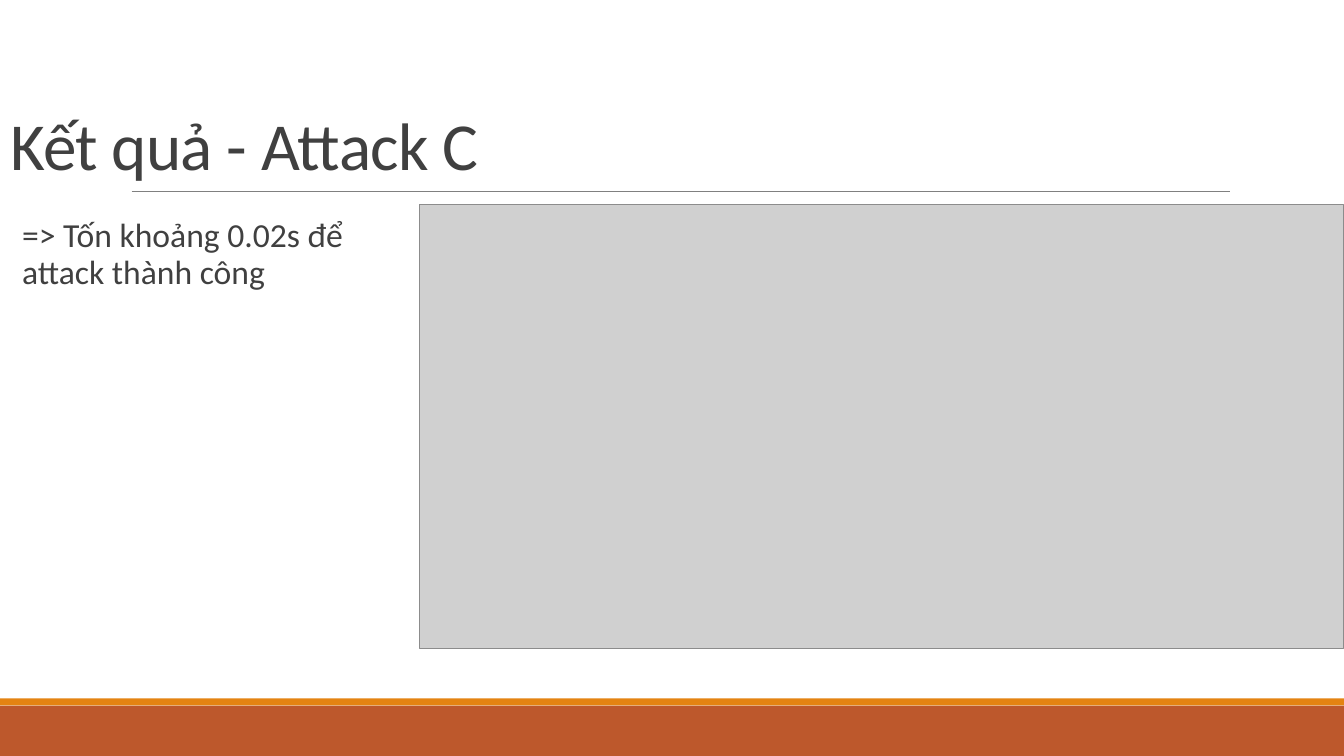
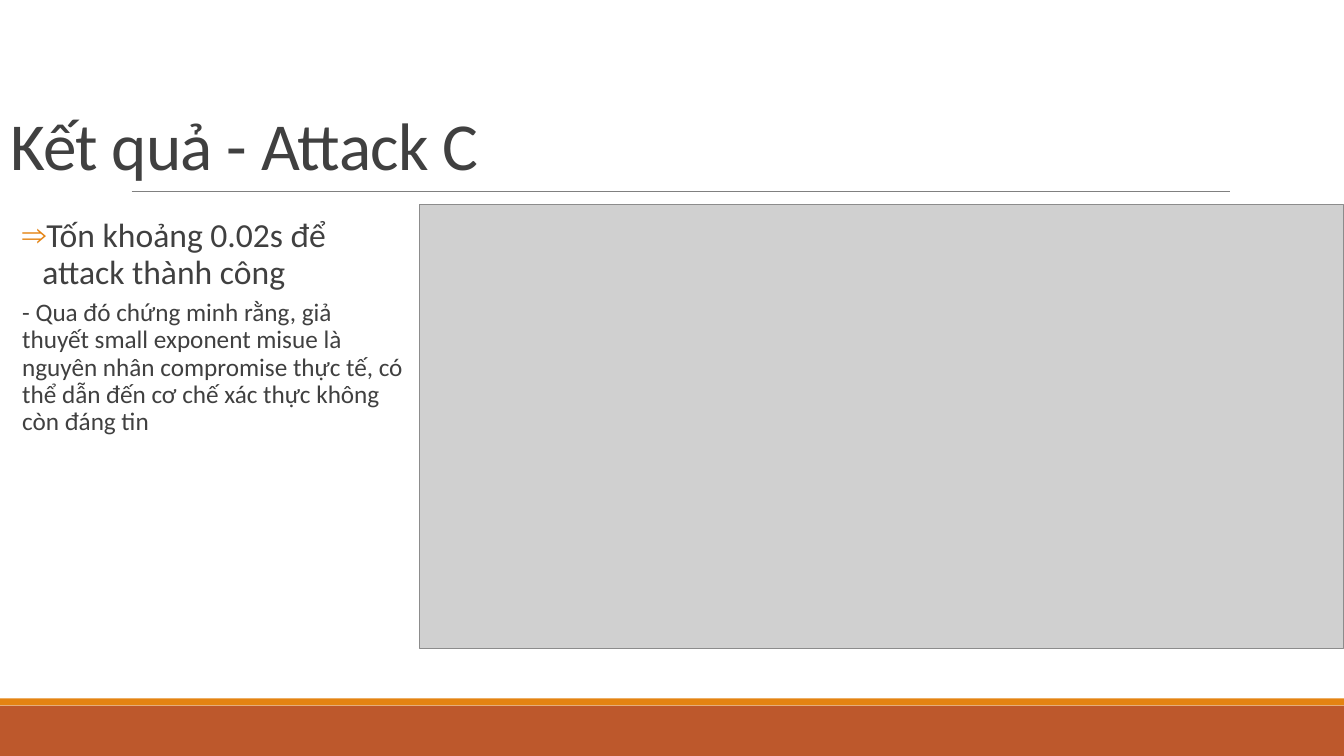
Before and after one commit to ken3k06/RSA-Based-Cryptography, a slide deck: slide 23 of Cryptanalysis on Asymmetric Ciphers — RSA & RSA.pptx (slide 13 before the commit). Drawn at 1344x756 pixels with LibreOffice and Linux fonts; fonts in the diff are those of the drawing; grey boxes stand for pictures. Boxes give left, top, right and bottom in pixels: in the first picture for what was removed or moved away, otherwise in the second. Text is boxed around its words. In the diff, an @@ line names an element or a change of style, - is before the commit and + after.

```diff
--- a/Cryptanalysis on Asymmetric Ciphers — RSA & RSA.pptx
+++ b/Cryptanalysis on Asymmetric Ciphers — RSA & RSA.pptx
@@ text at (22,221,403,435): text changed; size 24 to 18 pt @@
-  => Tốn khoảng 0.02s để attack thành công
+  ⇒ Tốn khoảng 0.02s để attack thành công
+  - Qua đó chứng minh rằng, giả thuyết small exponent misue là nguyên nhân compromise thực tế, có thể dẫn đến cơ chế xác thực không còn đáng tin
```
Also in this commit, not shown: 6 other slides changed, 12 slides added, 1 slide removed, 7 other files.
